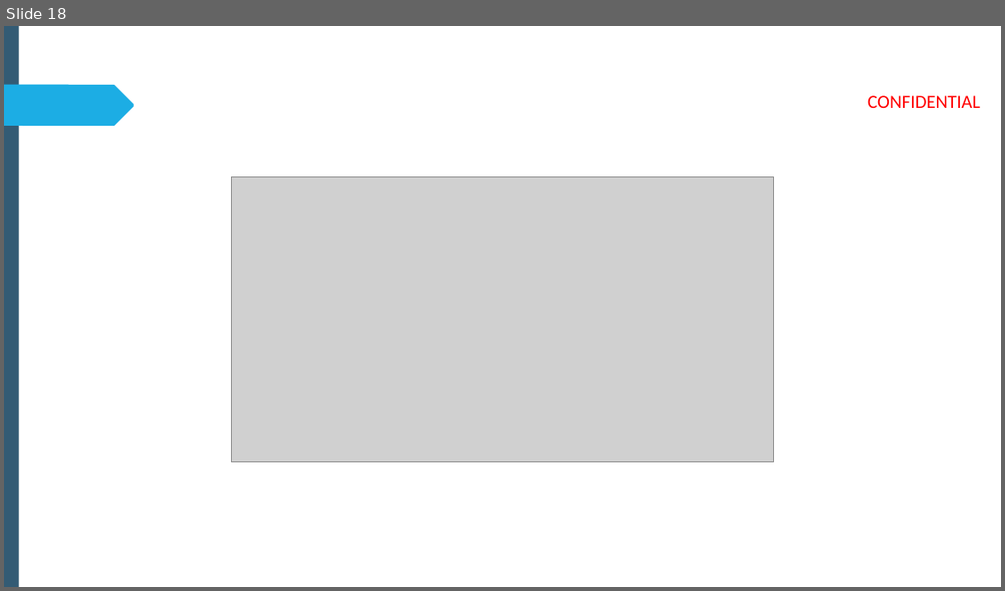
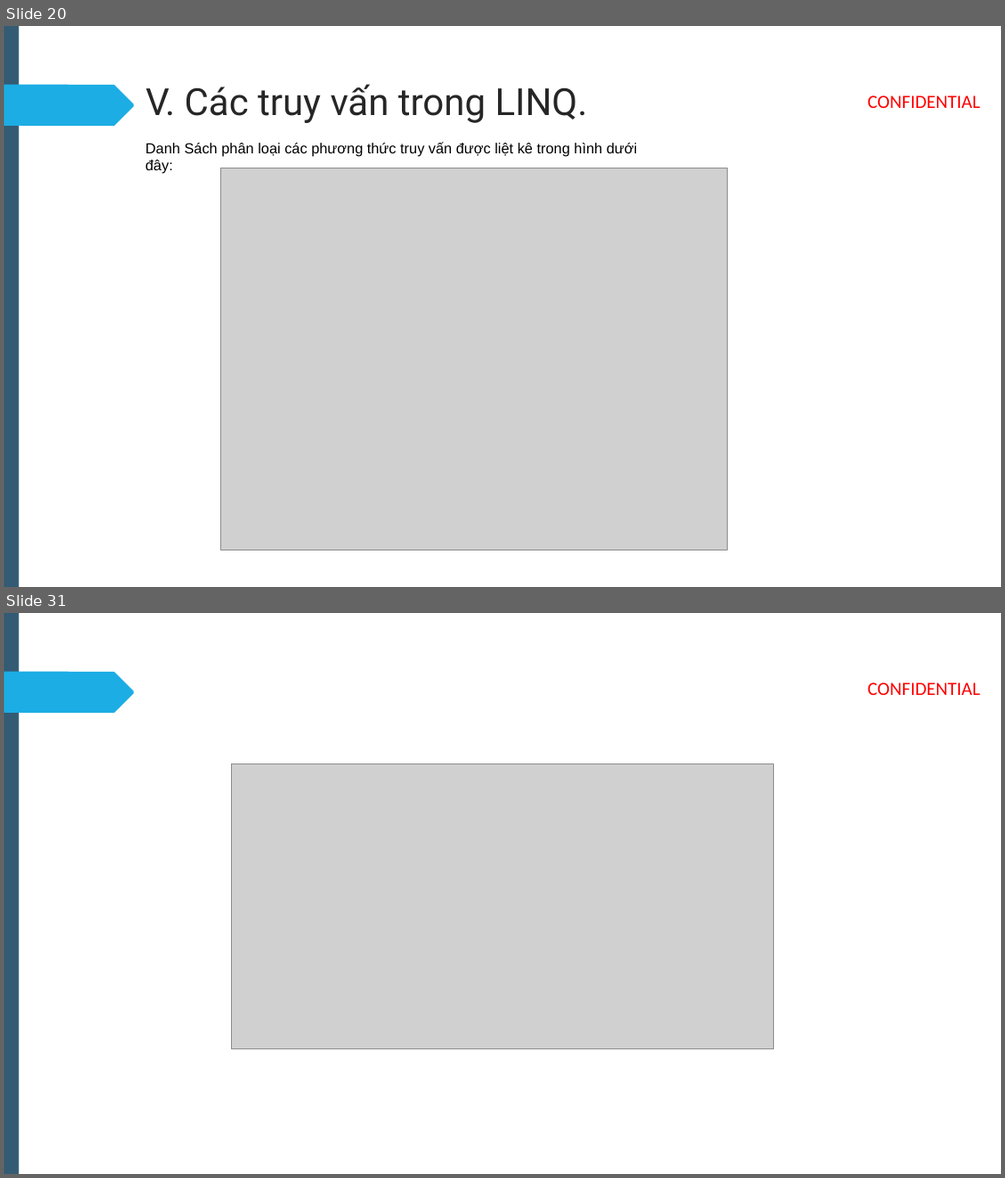
Before and after one commit to Linh-dev/Linq-CSharp, a slide deck: NWS_INTRO_WebDeveloperRoadmap.pptx. Shown one above the other, each under a label of ours: slide 18 before the commit, slides 20 and 31 after it; the slides between them are not shown. The pictures are 1005x591 and 1005x1178 pixels, drawn with LibreOffice and Linux fonts; fonts in the diff are those of the drawing; grey boxes stand for pictures; background and template pictures are left out. Boxes give left, top, right and bottom in pixels: in the first picture for what was removed or moved away, otherwise in the second. Text is boxed around its words. In the diff, an @@ line names an element or a change of style, - is before the commit and + after.

```diff
--- a/NWS_INTRO_WebDeveloperRoadmap.pptx
+++ b/NWS_INTRO_WebDeveloperRoadmap.pptx
@@ slide 20 added at bbox=[4, 26, 1001, 587], background #FFFFFF; not listed: 3 template elements that a slide beside it also shows @@
@@ title added at bbox=[146, 84, 588, 123], 36 pt, text #262626 @@
+V. Các truy vấn trong LINQ.
@@ text added at bbox=[146, 142, 637, 156], 14 pt, text #000000 @@
+Danh Sách phân loại các phương thức truy vấn được liệt kê trong hình dưới đây:
@@ picture added at bbox=[220, 168, 728, 549] @@
@@ what was slide 18 is now slide 31 @@
```
Also in this commit, not shown: 2 slides changed, 26 other slides added, 14 slides removed, 6 other files.
